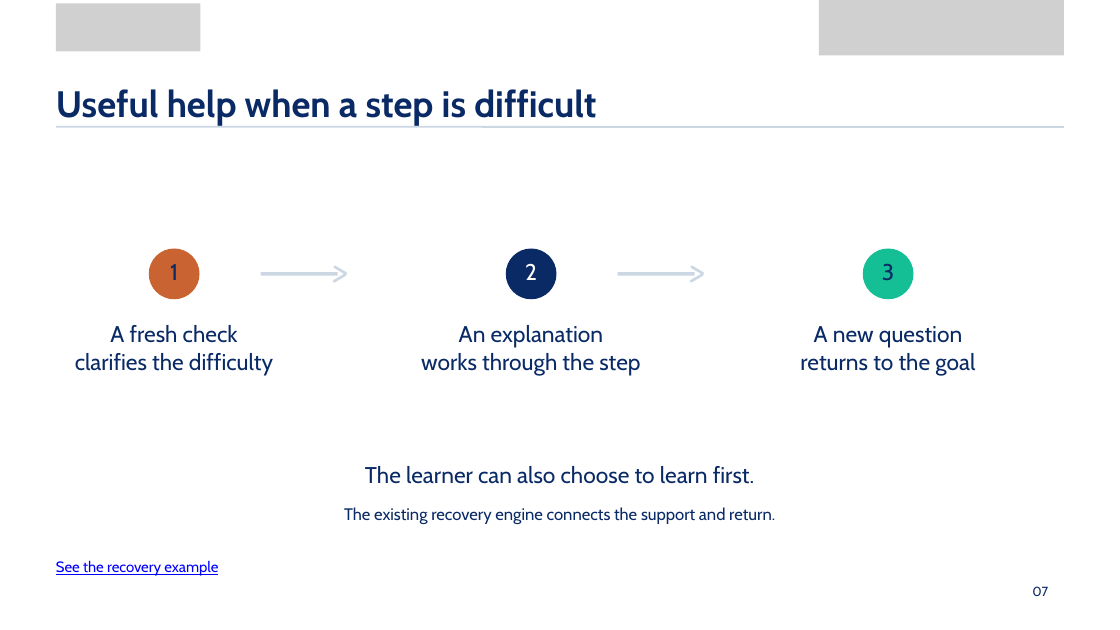
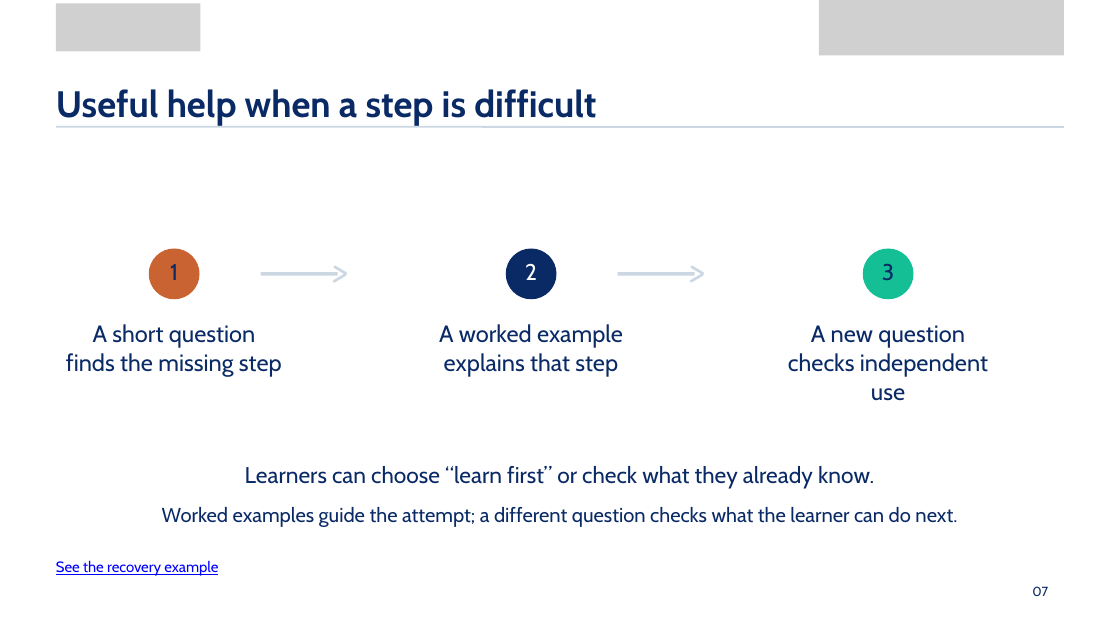
Before and after one commit to KhanAcademy-Backtrack/KhanAcademy-Backtrack-Demo, a slide deck: slide 7 of output/submission/Dunlo_KEIC_2026_Editable.pptx. Drawn at 1120x630 pixels with LibreOffice and Linux fonts; fonts in the diff are those of the drawing; grey boxes stand for pictures; background and template pictures are left out. Boxes give left, top, right and bottom in pixels: in the first picture for what was removed or moved away, otherwise in the second. Text is boxed around its words. In the diff, an @@ line names an element or a change of style, - is before the commit and + after.

```diff
--- a/output/submission/Dunlo_KEIC_2026_Editable.pptx
+++ b/output/submission/Dunlo_KEIC_2026_Editable.pptx
@@ text at bbox=[66, 324, 282, 377]: text changed; size 19.5 to 20.2 pt @@
-A fresh check
-clarifies the difficulty
+A short question
+finds the missing step
@@ text at bbox=[439, 324, 623, 377]: text changed; size 19.5 to 20.2 pt @@
-An explanation
-works through the step
+A worked example
+explains that step
@@ text at bbox=[811, 325, 965, 348]: size 19.5 to 20.2 pt in "A new question"; line spacing 23.8pt to 24.7pt @@
@@ text at bbox=[788, 353, 988, 401]: text changed; size 19.5 to 20.2 pt @@
-returns to the goal
+checks independent use
@@ text at bbox=[245, 466, 874, 489]: text changed @@
-The learner can also choose to learn first.
+Learners can choose “learn first” or check what they already know.
@@ text at bbox=[162, 507, 957, 527]: text changed; size 14.2 to 17.2 pt @@
-The existing recovery engine connects the support and return.
+Worked examples guide the attempt; a different question checks what the learner can do next.
```
Also in this commit, not shown: 7 other slides changed, 4 slides added, 4 slides removed, 5 other files.
